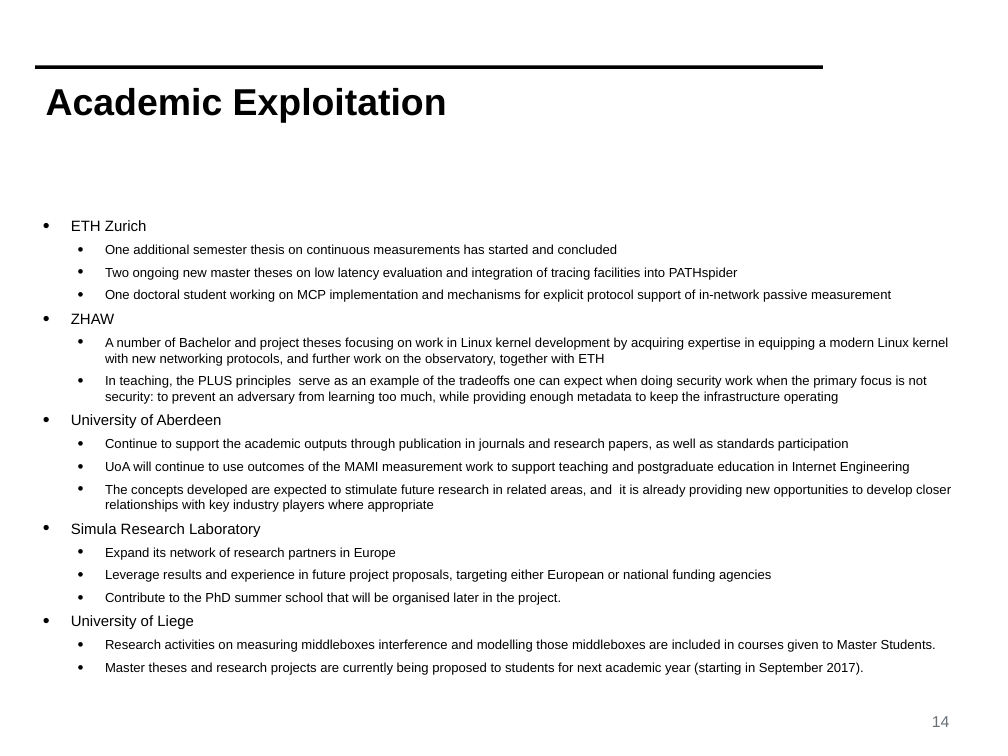
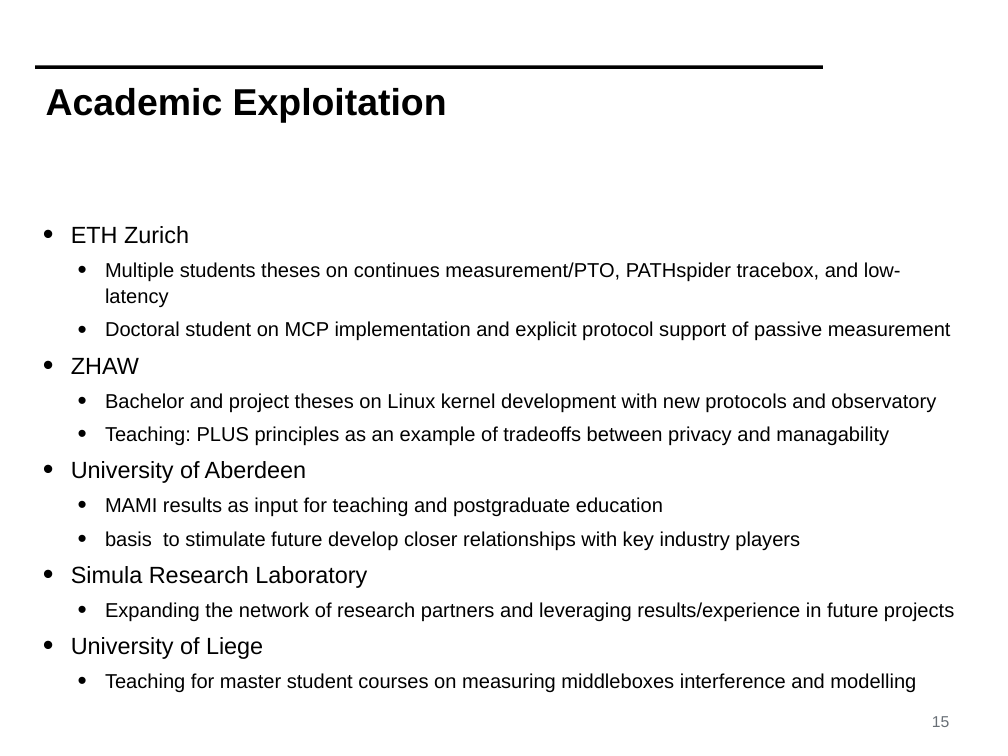
Before and after one commit to mami-project/roadshows, a slide deck: slide 15 of review2-zurich/WP4-ReviewM18.pptx (slide 14 before the commit). Drawn at 1008x756 pixels with LibreOffice and Linux fonts; fonts in the diff are those of the drawing; background and template pictures are left out. Boxes give left, top, right and bottom in pixels: in the first picture for what was removed or moved away, otherwise in the second. Text is boxed around its words. In the diff, an @@ line names an element or a change of style, - is before the commit and + after.

```diff
--- a/review2-zurich/WP4-ReviewM18.pptx
+++ b/review2-zurich/WP4-ReviewM18.pptx
@@ text at (71,226,367,659): size 15.2 to 23.8 pt in "ETH Zurich", "ZHAW", "University of Aberdeen", "Simula Research Laboratory" and 1 more places; line spacing 1 to 1.1 @@
@@ text at (105,262,951,341): text changed; size 13.3 to 20.4 pt @@
-  • One additional semester thesis on continuous measurements has started and concluded
-  • Two ongoing new master theses on low latency evaluation and integration of tracing facilities into PATHspider
-  • One doctoral student working on MCP implementation and mechanisms for explicit protocol support of in-network passive measurement
+  • Multiple students theses on continues measurement/PTO, PATHspider tracebox, and low-latency
+  • Doctoral student on MCP implementation and explicit protocol support of passive measurement
@@ text at (105,393,936,445): text changed; size 13.3 to 20.4 pt @@
-  • A number of Bachelor and project theses focusing on work in Linux kernel development by acquiring expertise in equipping a modern Linux kernel with new networking protocols, and further work on the observatory, together with ETH
-  • In teaching, the PLUS principles serve as an example of the tradeoffs one can expect when doing security work when the primary focus is not security: to prevent an adversary from learning too much, while providing enough metadata to keep the infrastructure operating
+  • Bachelor and project theses on Linux kernel development with new protocols and observatory
+  • Teaching: PLUS principles as an example of tradeoffs between privacy and managability
@@ text at (105,497,800,550): text changed; size 13.3 to 20.4 pt @@
-  • Continue to support the academic outputs through publication in journals and research papers, as well as standards participation
-  • UoA will continue to use outcomes of the MAMI measurement work to support teaching and postgraduate education in Internet Engineering
-  • The concepts developed are expected to stimulate future research in related areas, and it is already providing new opportunities to develop closer relationships with key industry players where appropriate
+  • MAMI results as input for teaching and postgraduate education
+  • basis to stimulate future develop closer relationships with key industry players
@@ text at (105,602,954,621): text changed; size 13.3 to 20.4 pt @@
-  • Expand its network of research partners in Europe
-  • Leverage results and experience in future project proposals, targeting either European or national funding agencies
-  • Contribute to the PhD summer school that will be organised later in the project.
+  • Expanding the network of research partners and leveraging results/experience in future projects
@@ text at (105,673,916,692): text changed; size 13.3 to 20.4 pt @@
-  • Research activities on measuring middleboxes interference and modelling those middleboxes are included in courses given to Master Students.
-  • Master theses and research projects are currently being proposed to students for next academic year (starting in September 2017).
+  • Teaching for master student courses on measuring middleboxes interference and modelling
@@ page number at (932,716,949,727): text changed @@
-14
+15
```
Also in this commit, not shown: 11 other slides changed, 4 slides added, 3 slides removed.
